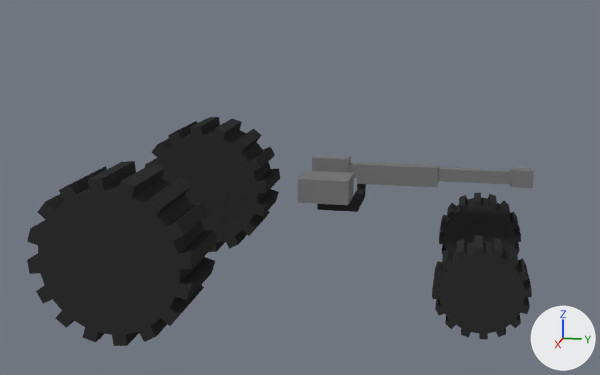
The Blender file BlenderFiles/car_model.blend: old version first, new version second.
Camera for both pictures: a 50 mm camera at (6.08, 0.77, 1.63) aimed at (0.07, -0.43, 0.12). The lights are fixed; the arrows at lower right show +X, +Y and +Z.
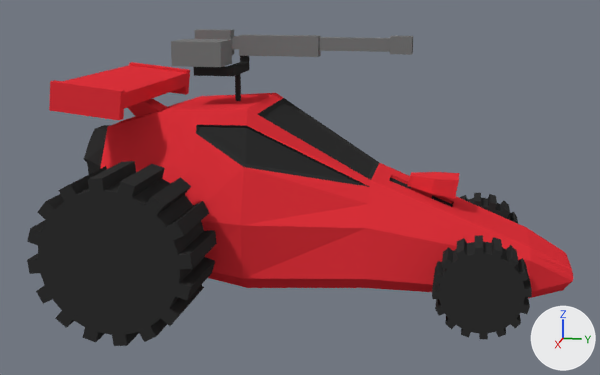
Location of each change, (x1, y1, x2, y2) in pixels of the pictures (600 x 375 px):
```json
{"object": "Car", "change": "shown", "after": [49, 62, 573, 298], "on screen": "red"}
{"object": "Gun", "change": "moved", "before": [298, 155, 534, 212], "after": [171, 29, 413, 76]}
```

The change, as JSON lines over the scene's bpy script:
```json
{"block": "me_cube_002", "where": "me_cube_002.from_pydata(...)  # 248 vertices, 246 faces; spans x -0.26..0.35, y -0.39..1.29, z 0.0..0.31"}
{"block": "me_cube_002", "where": "# used by ob_gun; location = (0.0, 0.0, 0.0)"}
{"block": "me_cube_002", "change": "me_cube_002 part 1: the whole mesh is moved by (0.0, 0.0, 0.17)"}
{"op": "set", "path": "ob_gun.location", "old": "(0.0, 0.0, 0.0)", "new": "(0.0, -0.925, 0.797)"}
{"op": "remove", "block": "ob_car", "code": "ob_car.hide_viewport = True"}
```
